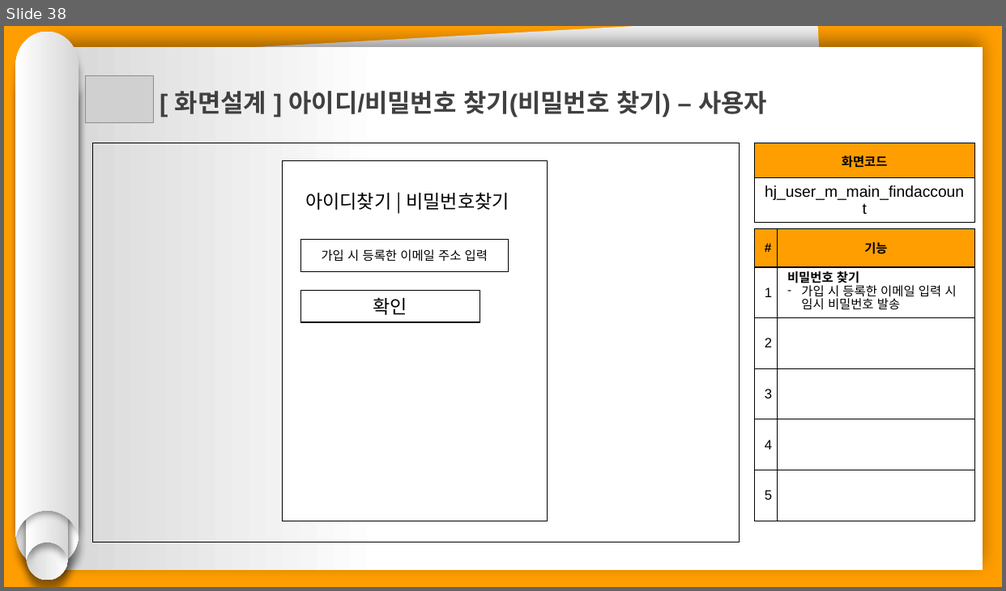
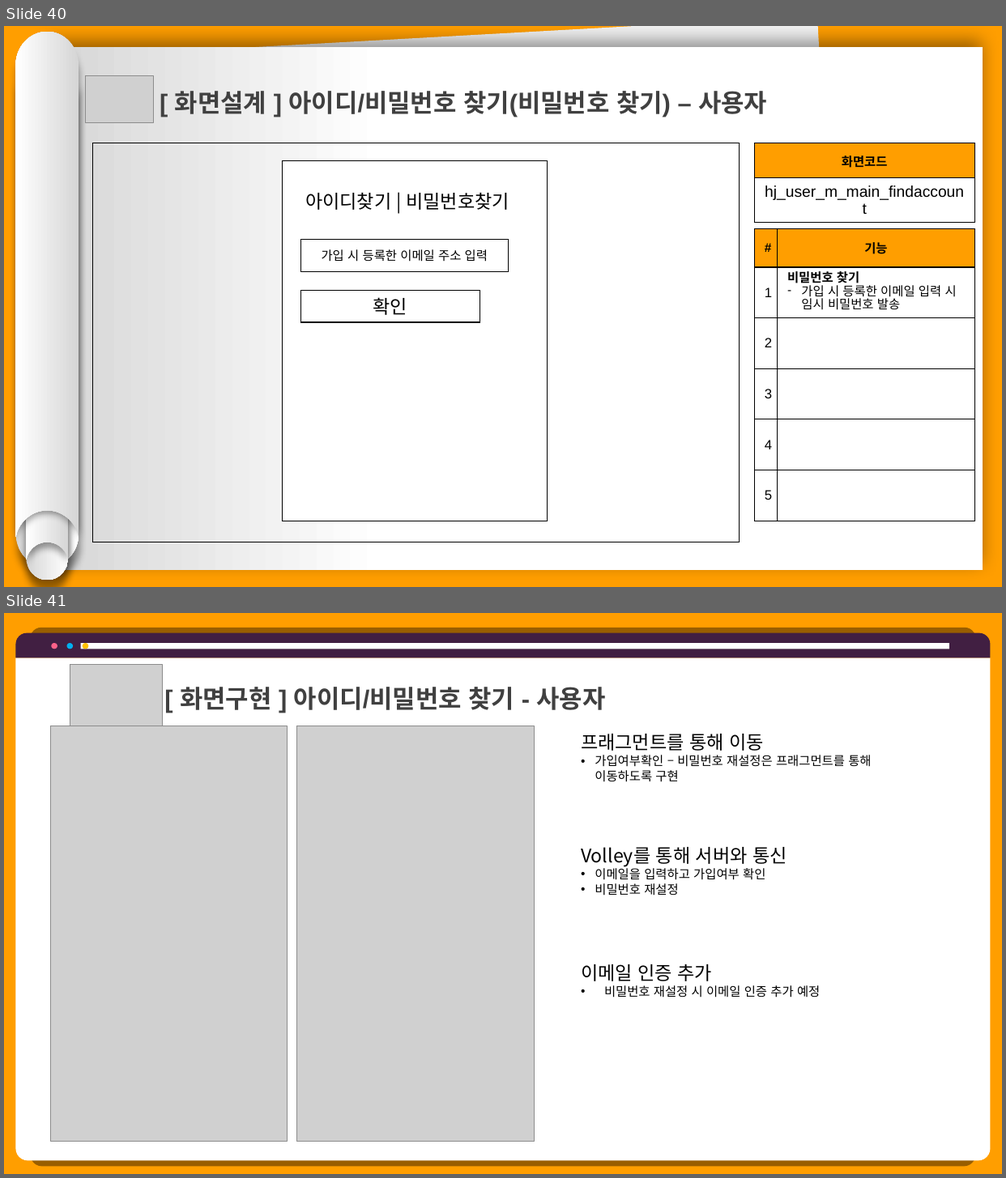
Before and after one commit to hhsw07/ezen-academy-projects, a slide deck: 0 발표용 파워포인트/project06 - 파워포인트 종합 - 형준.pptx. Shown one above the other, each under a label of ours: slide 38 before the commit, slides 40 and 41 after it. The pictures are 1006x591 and 1006x1178 pixels, drawn with LibreOffice and Linux fonts; fonts in the diff are those of the drawing; grey boxes stand for pictures. Boxes give left, top, right and bottom in pixels: in the first picture for what was removed or moved away, otherwise in the second. Text is boxed around its words. In the diff, an @@ line names an element or a change of style, - is before the commit and + after.

```diff
--- a/0 발표용 파워포인트/project06 - 파워포인트 종합 - 형준.pptx
+++ b/0 발표용 파워포인트/project06 - 파워포인트 종합 - 형준.pptx
@@ slide 41 added at [4,613,1002,1174], background #FF9E00 @@
@@ round same rect added at [16,633,991,658], fill #411F42 @@
@@ round same rect added at [16,658,991,1161], fill #FFFFFF @@
@@ ellipse added at [51,643,57,649], fill #FF6189 @@
@@ ellipse added at [67,643,73,649], fill #00B0F0 @@
@@ rectangle added at [80,643,949,649], fill #FFFFFF @@
@@ ellipse added at [83,643,88,649], fill #FFC000 @@
@@ picture added at [70,664,162,726] @@
@@ text added at [180,687,606,710], 24 pt, text #404040, bold @@
+[ 화면구현 ] 아이디/비밀번호 찾기 - 사용자
@@ picture added at [50,726,287,1142] @@
@@ picture added at [296,726,534,1142] @@
@@ text added at [581,734,871,782], 12 pt, text #000000 @@
+프래그먼트를 통해 이동
+• 가입여부확인 – 비밀번호 재설정은 프래그먼트를 통해 이동하도록 구현
@@ text added at [581,847,787,896], 12 pt, text #000000 @@
+Volley를 통해 서버와 통신
+• 이메일을 입력하고 가입여부 확인
+• 비밀번호 재설정
@@ text added at [581,965,820,998], 12 pt, text #000000 @@
+이메일 인증 추가
+• 비밀번호 재설정 시 이메일 인증 추가 예정
@@ what was slide 38 is now slide 40 @@
```
Also in this commit, not shown: 2 other slides added, 1 other file.
